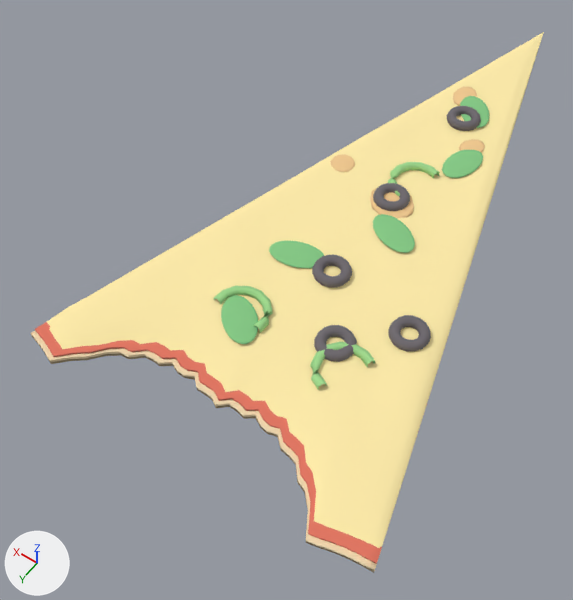
Two versions of the OBJ model assets/meshes/EatsaPizzaSlice1.obj, one commit apart.
One viewpoint serves both versions: a 50 mm lens placed at (-5.51, 20.0, 13.05), pointed at (0.92, 11.01, -1.08). Every picture has the same lights, and +X, +Y and +Z are marked at lower left. The older version comes first. Where no turn or scale is listed for an object, it has been applied to the vertices.

Objects in the first picture: 'Basil', 'Cheese', 'Dough', 'Olives', 'Peppers', 'Sauce', 'Toasty'.
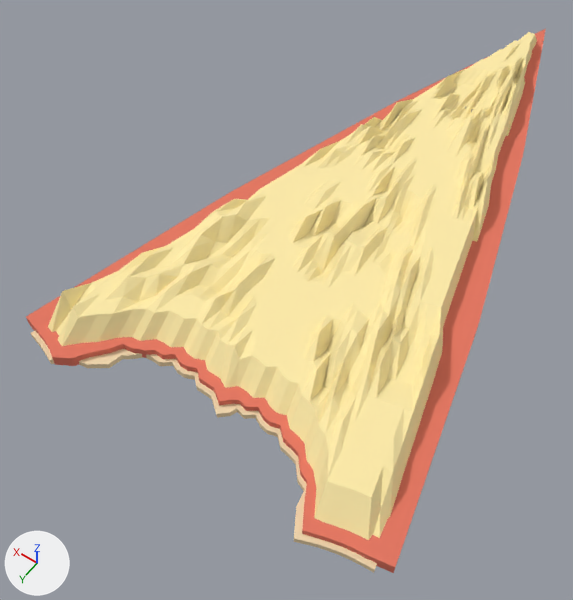
Changed parts and their boxes [x1, y1, x2, y2] in the pictures (573 x 600 px; the box of a moved part takes in the faces that stretch with it):
'Cheese', reshaped, shading changed
    before: [47, 32, 544, 552]
    after: [48, 32, 537, 540]
'Sauce', reshaped
    before: [35, 93, 525, 564]
    after: [26, 29, 546, 573]
'Dough', reshaped
    before: [31, 39, 542, 573]
    after: [31, 331, 377, 573]
part 1 of me_cheese, moved or reshaped
    before: [49, 40, 537, 548]
    after: [48, 32, 537, 540]
part 2 of me_cheese, shading changed
    before: [47, 32, 544, 552]
    after: [48, 32, 537, 540]
part 3 of me_dough, moved or reshaped
    before: [70, 348, 240, 412]
    after: [79, 349, 240, 418]
part 4 of me_dough, moved or reshaped
    before: [305, 486, 319, 547]
    after: [294, 488, 319, 547]
part 5 of me_dough, shading changed
    before: [31, 39, 542, 573]
    after: [31, 331, 377, 573]
part 7 of me_toasty, moved or reshaped (not visible afterwards)
    before: [370, 192, 414, 218]
'Basil', unchanged, covered by the edit
    before: [221, 96, 489, 344]
'Olives', unchanged, covered by the edit
    before: [312, 106, 481, 362]
'Peppers', unchanged, covered by the edit
    before: [214, 162, 440, 389]

Patch to the scene script:
```diff
--- a/assets/meshes/EatsaPizzaSlice1.obj.py
+++ b/assets/meshes/EatsaPizzaSlice1.obj.py
@@ me_cheese @@
-me_cheese.from_pydata(...)  # 2134 vertices, 4264 faces; spans x -4.0..4.0, y 0.0..15.5, z 0.2..0.3
+me_cheese.from_pydata(...)  # 2134 vertices, 4264 faces; spans x -4.0..4.0, y 0.0..15.5, z 0.2..1.0
+# me_cheese part 1: 864 of 2134 vertices moved; they spanned x -3.6..3.6, y 1.1..14.9, z 0.3 and now span x -3.6..3.6, y 1.1..14.9, z 0.4..1.0; mean shift (0.0, 0.0, 0.5); largest move (-0.4, 5.5, 0.3) -> (-0.4, 5.5, 1.0)
+# me_cheese part 2: all faces are now shaded flat (4264 of 4264 changed)
 me_cheese.materials.append(mat_cheese)
@@ me_dough @@
-me_dough.from_pydata(...)  # 248 vertices, 492 faces; spans x -4.0..4.0, y 0.0..15.7, z 0.0..0.1
-me_dough.vertices[204].co = (2.5, 14.9, 0.1)  # pixel (105, 351)
-me_dough.vertices[205].co = (2.5, 14.9, 0.0)  # pixel (106, 355)
-me_dough.vertices[210].co = (2.7, 15.2, 0.1)  # pixel (85, 356)
-me_dough.vertices[211].co = (2.7, 15.2, 0.0)  # pixel (86, 360)
+me_dough.from_pydata(...)  # 248 vertices, 492 faces; spans x -4.0..4.0, y 0.0..15.8, z 0.0..0.1
+# me_dough part 3
+for i in [120, 121, 126, 127, 198, 199]: me_dough.vertices[i].co += Vector((-0.1, 0.1, 0.0))
+me_dough.vertices[204].co = (2.3, 15.1, 0.1)  # pixel (108, 364)
+me_dough.vertices[205].co = (2.3, 15.1, 0.0)  # pixel (109, 368)
+me_dough.vertices[210].co = (2.6, 15.3, 0.1)  # pixel (86, 364)
+me_dough.vertices[211].co = (2.6, 15.3, 0.0)  # pixel (87, 368)
+# me_dough part 4
+for i in [42, 43, 48, 49]: me_dough.vertices[i].co += Vector((0.2, 0.1, 0.0))
+# me_dough part 5: all faces are now shaded flat (492 of 492 changed)
+# other edits to the shape of me_dough do not show in these pictures
 me_dough.materials.append(mat_dough)
@@ me_sauce @@
-me_sauce.from_pydata(...)  # 248 vertices, 492 faces; spans x -4.0..4.0, y 0.0..15.6, z 0.1..0.2
+me_sauce.from_pydata(...)  # 248 vertices, 492 faces; spans x -4.3..4.3, y -0.1..15.7, z 0.0..0.3
+# me_sauce part 6: 248 of 248 vertices moved; they spanned x -4.0..4.0, y 0.0..15.6, z 0.1..0.2 and now span x -4.3..4.3, y -0.1..15.7, z 0.0..0.3; mean shift (0.0, 0.0, 0.0)
 me_sauce.materials.append(mat_sauce)
@@ me_toasty @@
-me_toasty.from_pydata(...)  # 168 vertices, 320 faces; spans x -0.89..1.87, y 3.51..8.74, z 0.26..0.37
+me_toasty.from_pydata(...)  # 168 vertices, 320 faces; spans x -0.89..1.87, y 3.51..8.74, z 0.26..0.45
+# me_toasty part 7
+for i in [42, 43, 49, *range(56, 61), 65, 72, 73]: me_toasty.vertices[i].co += Vector((0.0, 0.0, 0.1))
 me_toasty.materials.append(mat_toasty)
```
